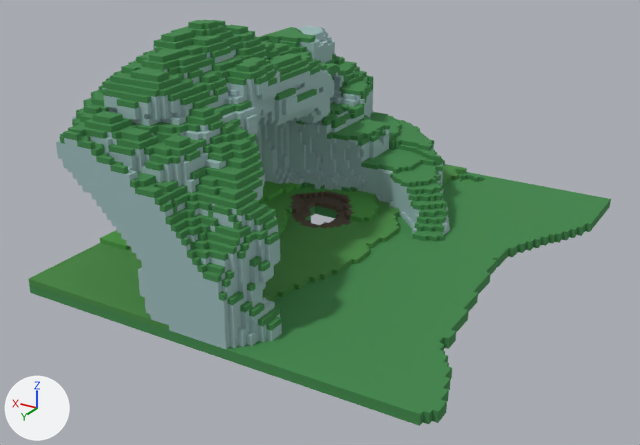
Renders of the OBJ model Assets/voxmod/Aether/TerrainPieces-2.obj from each side of a commit.
Both versions are drawn from a 50 mm camera at (-73.9, 149.9, 78.6) aimed at (10.6, 9.0, 8.1). The axes (+X, +Y, +Z) are drawn at lower left. The lights are the same throughout. Where no turn or scale is listed for an object, it has been applied to the vertices. Vertices at the same position are counted once.

The older version as bpy lines, for what is in view:
```python
me_terrainpieces_2 = bpy.data.meshes.new('TerrainPieces-2')
me_terrainpieces_2.from_pydata(...)  # 7579 vertices, 15196 faces; spans x -33.0..50.0, y -50.0..50.0, z 0.0..47.0
me_terrainpieces_2.materials.append(mat_palette)  # picture img_terrainpieces_2_png
ob_terrainpieces_2 = bpy.data.objects.new('TerrainPieces-2', me_terrainpieces_2)
ob_terrainpieces_2.location = (0.0, 0.0, 0.0)
```
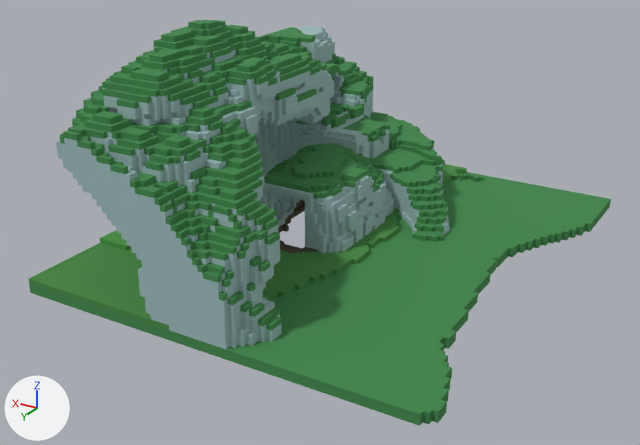
What changed in the scene script:
```text
Change me_terrainpieces_2:
    used by ob_terrainpieces_2; location = (0.0, 0.0, 0.0)
    remove me_terrainpieces_2.from_pydata(...)  # 7579 vertices, 15196 faces; spans x -33.0..50.0, y -50.0..50.0, z 0.0..47.0
    add me_terrainpieces_2.from_pydata(...)  # 8862 vertices, 17770 faces; spans x -33.0..50.0, y -50.0..50.0, z 0.0..47.0
    me_terrainpieces_2 part 1: 8 vertices moved from x 9.0..26.0, y -20.0..-2.0, z 0.0..15.0 to x 6.0..26.0, y -19.0..-3.0, z 0.0..13.0; 372 vertices removed from x 8.0..40.0, y -36.0..6.0, z 0.0..24.0; 1655 vertices added at x 5.0..35.0, y -22.0..15.0, z 0.0..19.0
```

What differs and where, as boxes (x1, y1, x2, y2) in the pictures (640 x 445 px):
part 1 of me_terrainpieces_2, built on
    before: (260, 100, 400, 260)
    after: (259, 124, 400, 270)
